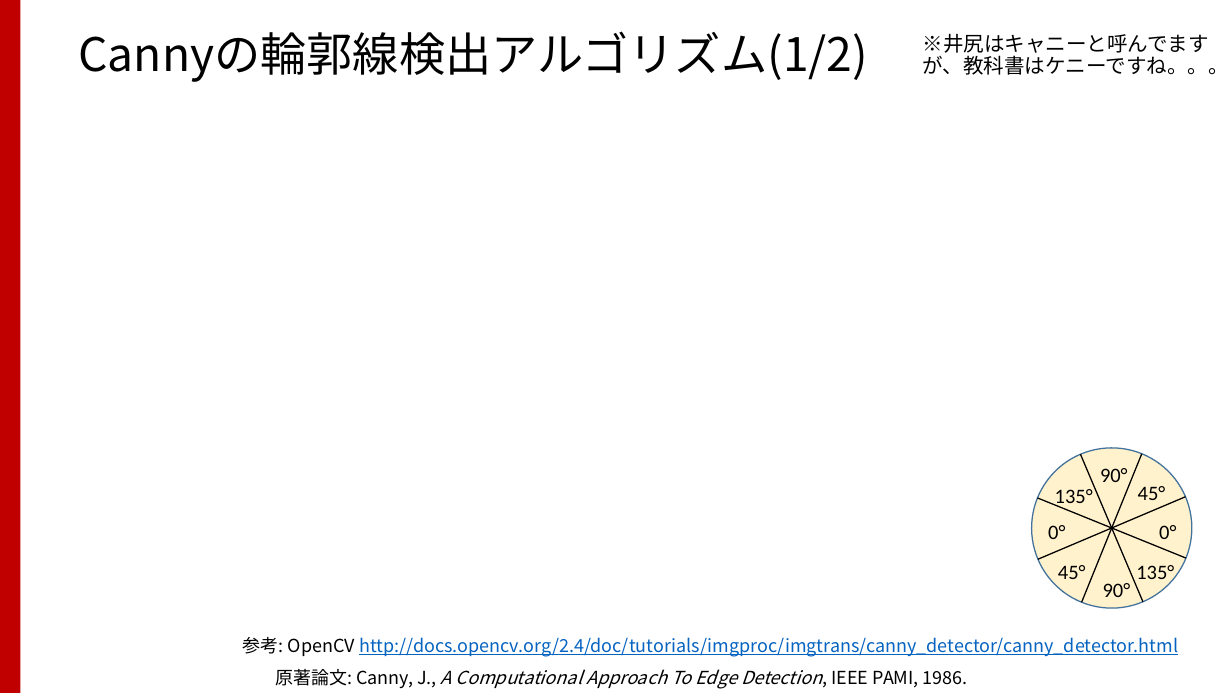
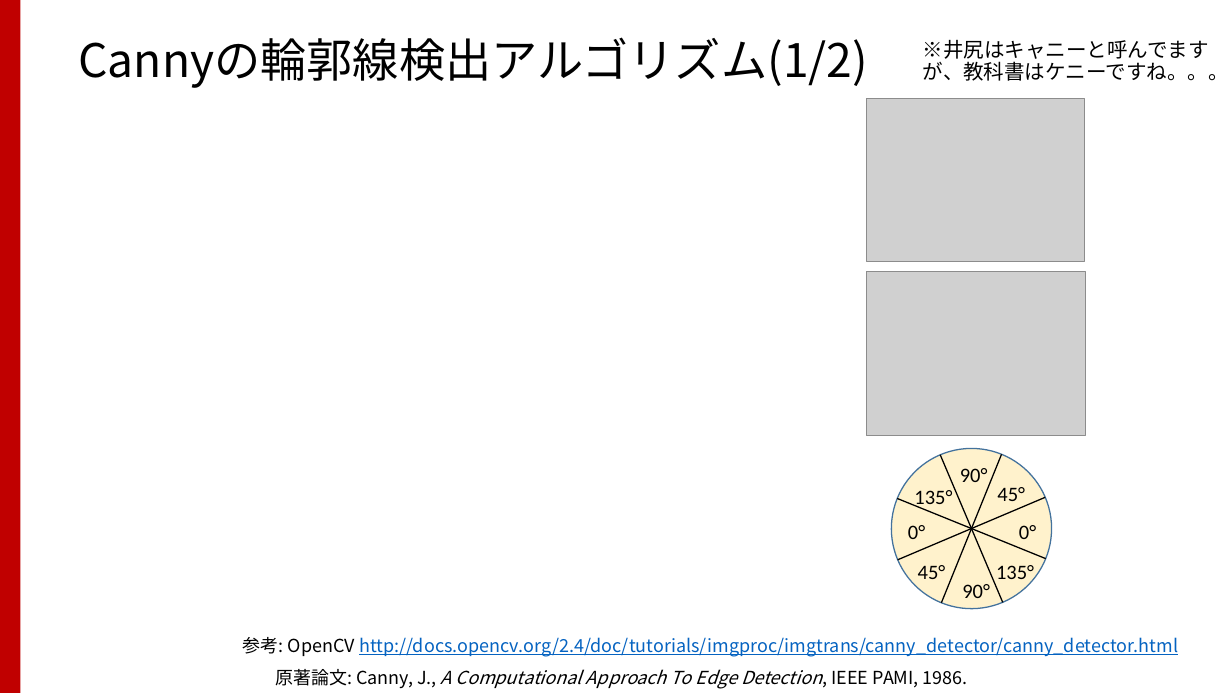
Before and after one commit to TakashiIjiri/TakashiIjiri.github.io, a slide deck: slide 25 of classes/dm2020_2/dm1.pptx (slide 27 before the commit). Drawn at 1232x693 pixels with LibreOffice and Linux fonts; fonts in the diff are those of the drawing; grey boxes stand for pictures. Boxes give left, top, right and bottom in pixels: in the first picture for what was removed or moved away, otherwise in the second. Text is boxed around its words. In the diff, an @@ line names an element or a change of style, - is before the commit and + after.

```diff
--- a/classes/dm2020_2/dm1.pptx
+++ b/classes/dm2020_2/dm1.pptx
@@ title "Cannyの輪郭線検出アルゴリズム(1/2)": place and size @@
-title "Cannyの輪郭線検出アルゴリズム(1/2)" at (78,31,867,82)
+title "Cannyの輪郭線検出アルゴリズム(1/2)" at (78,37,867,88)
@@ text "※井尻はキャニーと呼んでますが、教科書はケニーですね。。。": place and size @@
-text "※井尻はキャニーと呼んでますが、教科書はケニーですね。。。" at (923,34,1229,75)
+text "※井尻はキャニーと呼んでますが、教科書はケニーですね。。。" at (923,40,1229,81)
@@ picture added at (867,98,1084,261) @@
@@ picture added at (866,272,1085,436) @@
@@ 8 texts, 4 lines, 1 ellipse: place and size @@
-8 texts, 4 lines, 1 ellipse at (1007,423,1216,633)
+8 texts, 4 lines, 1 ellipse at (867,423,1077,633)
```
Also in this commit, not shown: 4 other slides changed, 4 slides added, 6 slides removed, 10 other files.
